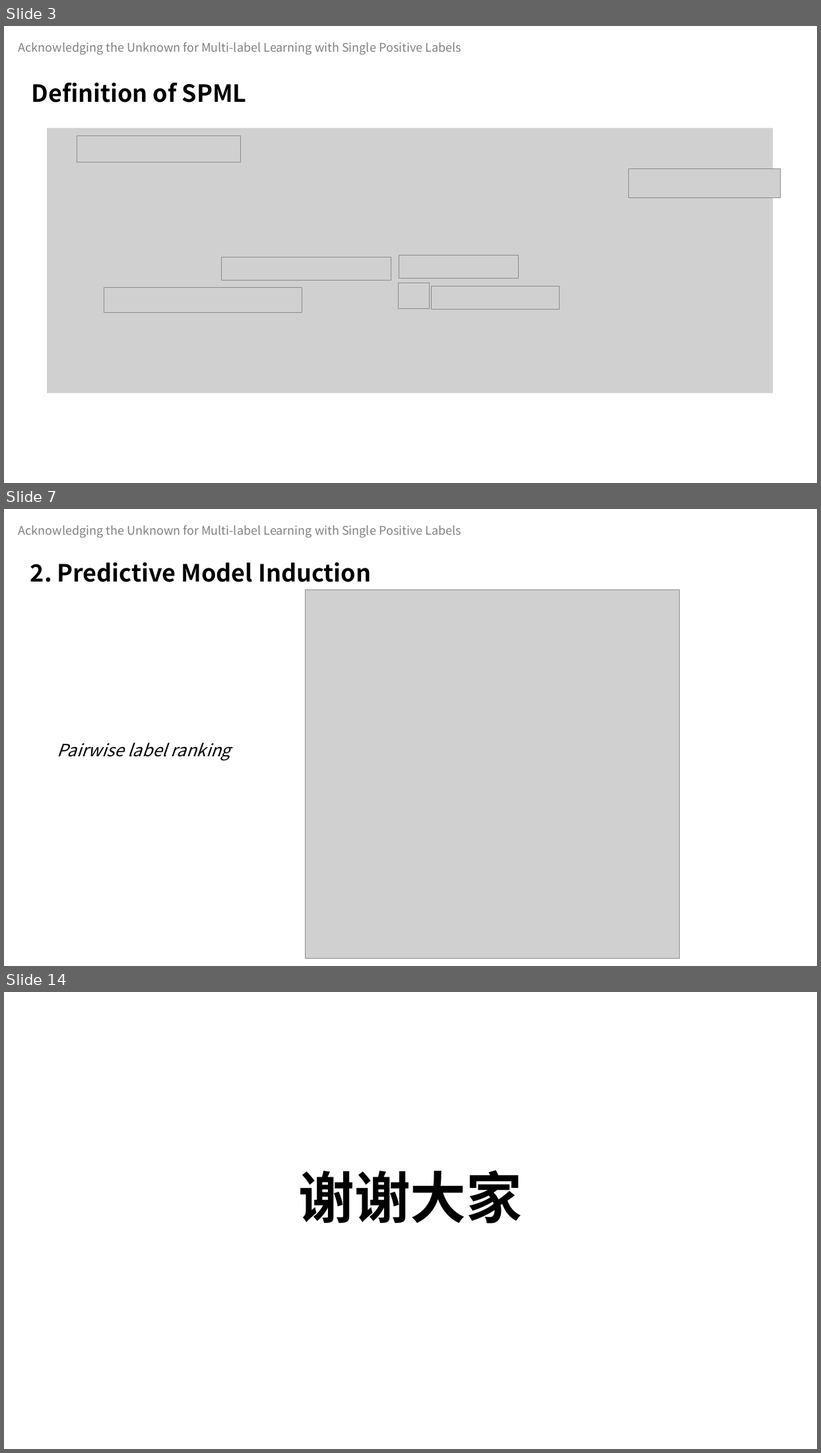
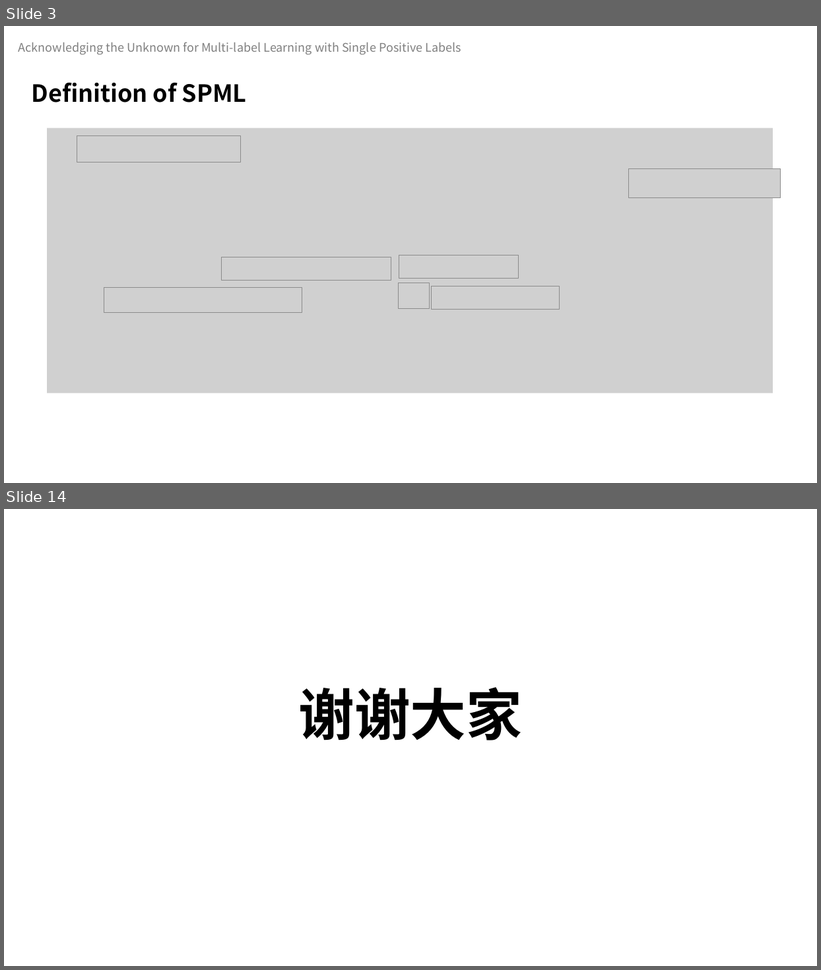
Before and after one commit to celeste-lingshi/Celeste, a slide deck: 汇报/23.4.28组会 项桂巳雨.pptx. Shown one above the other, each under a label of ours: slides 3, 7 and 14 before the commit, slides 3 and 14 after it; the slides between them are not shown. The pictures are 821x1453 and 821x970 pixels, drawn with LibreOffice and Linux fonts; fonts in the diff are those of the drawing; grey boxes stand for pictures. Boxes give left, top, right and bottom in pixels: in the first picture for what was removed or moved away, otherwise in the second. Text is boxed around its words. In the diff, an @@ line names an element or a change of style, - is before the commit and + after.

```diff
--- a/汇报/23.4.28组会 项桂巳雨.pptx
+++ b/汇报/23.4.28组会 项桂巳雨.pptx
@@ slide 7 removed at box(4, 509, 817, 966), background #FFFFFF @@
@@ text removed at box(19, 525, 461, 538) @@
-Acknowledging the Unknown for Multi-label Learning with Single Positive Labels
@@ text removed at box(30, 562, 371, 582) @@
-2. Predictive Model Induction
@@ picture removed at box(306, 590, 680, 958) @@
@@ text removed at box(57, 743, 230, 761) @@
-Pairwise label ranking
```
Also in this commit, not shown: 4 slides changed, 6 slides added, 5 other slides removed, 2 other files.
